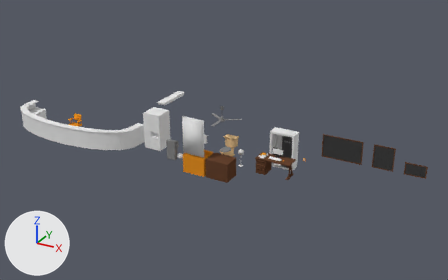
Before and after pictures for a commit that changed the Blender file Assets/MyAssets/Models/Bathroom.blend.
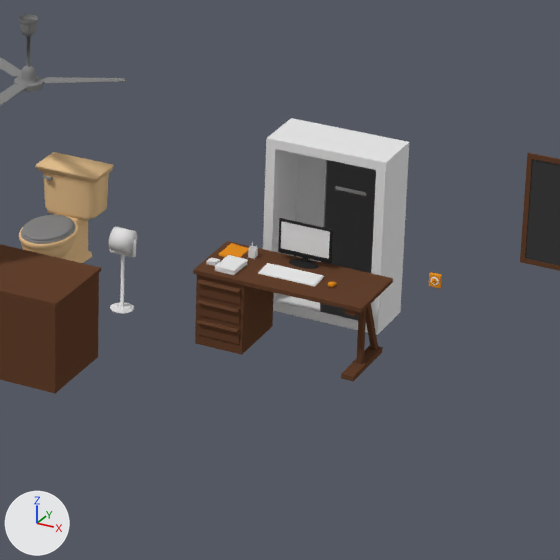
There are two pictures of each version: one whole from a 50 mm lens placed at (14.08, -25.39, 13.91), pointed at (0.03, 0.17, 1.13), one close up on the part from 48% to 74% of the width and 37% to 77% of the height. Every picture has the same lights, and +X, +Y and +Z are marked at lower left.

Names of what the first close-up shows: 'Desk', 'Fan', 'Furniture', 'Keyboard', 'Locker_Core', 'Locker_Door_Right', 'Painting_Large', 'Screen', 'Toilet', 'ToiletPaper_Floor'.
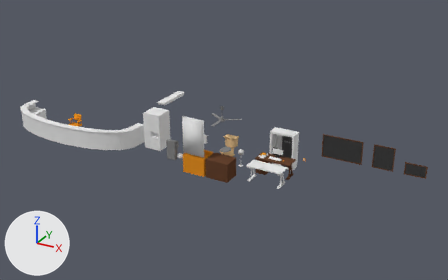
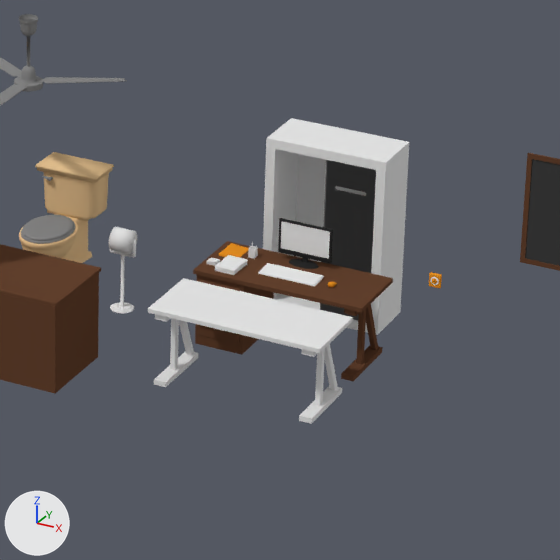
Location of each change, (x1, y1, x2, y2) in pixels of the close-ups (560 x 560 px):
'RestaurantDesk', added: after (148, 278, 353, 424)

What changed in the scene script:
```text
Add mat_material_001:
    mat_material_001 = diffuse_material('Material.001')
    mat_material_001.base_color = (0.8, 0.8, 0.8)  # white #e7e7e7
Add me_cube_019:
    me_cube_019.from_pydata(...)  # 104 vertices, 62 faces; spans x -0.91..0.91, y -0.39..0.39, z 0.0..0.83
    me_cube_019.materials.append(mat_material_001)  # its picture is missing
Add ob_restaurantdesk:
    ob_restaurantdesk = bpy.data.objects.new('RestaurantDesk', me_cube_019)
    ob_restaurantdesk.location = (3.0, -1.0, 0.0)
```
